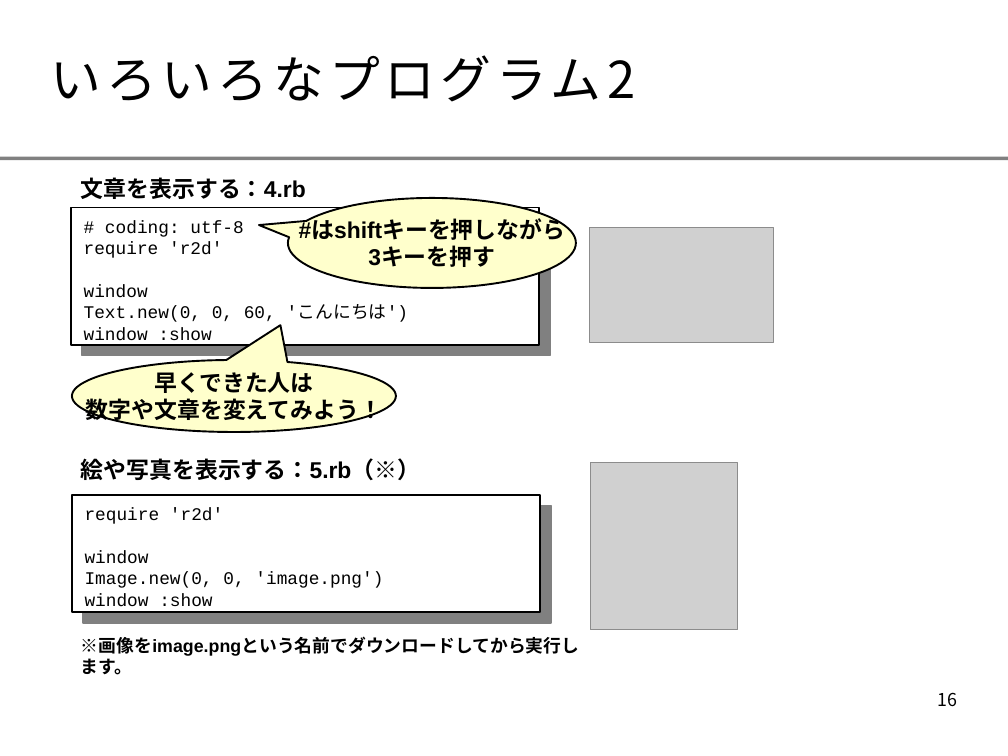
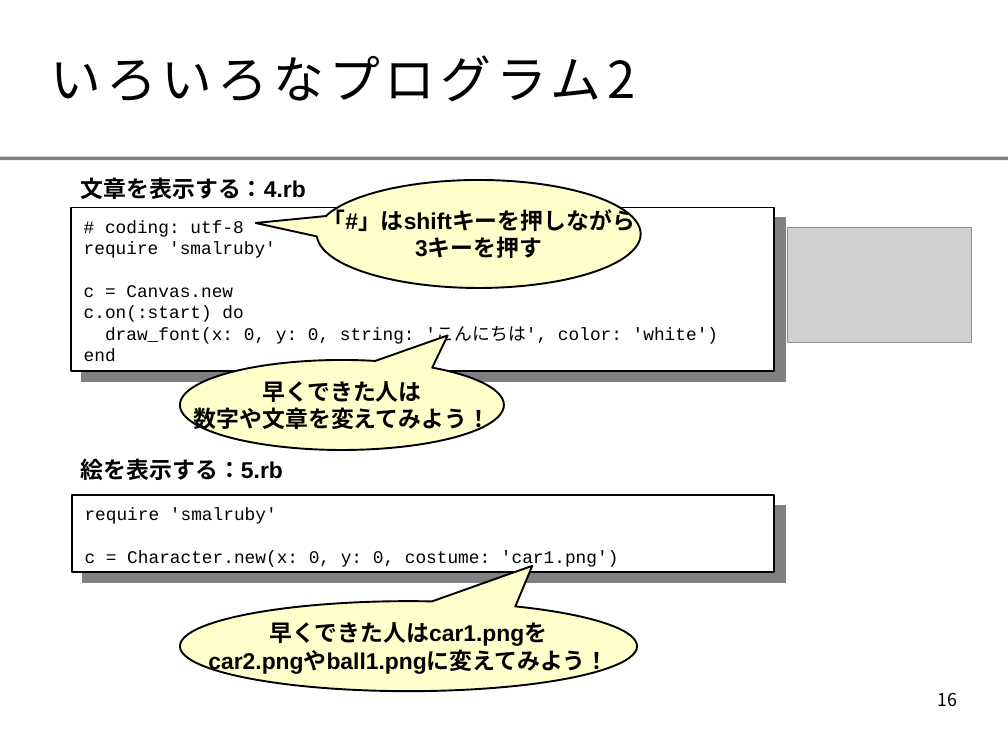
Before and after one commit to smalruby/ruby-school-mjh, a slide deck: slide 16 of mac/2014/doc/text.odp. Drawn at 1008x756 pixels with LibreOffice and Linux fonts; fonts in the diff are those of the drawing; grey boxes stand for pictures; background and template pictures are left out. Boxes give left, top, right and bottom in pixels: in the first picture for what was removed or moved away, otherwise in the second. Text is boxed around its words. In the diff, an @@ line names an element or a change of style, - is before the commit and + after.

Commit message:
2時限目のプログラムを修正

```diff
--- a/mac/2014/doc/text.odp
+++ b/mac/2014/doc/text.odp
@@ rectangle added at (71,208,775,371), fill #FFFFFF, outline #000000 1.42 pt, 14 pt, text #000000 @@
+# coding: utf-8
+require 'smalruby'
+c = Canvas.new
+c.on(:start) do
+draw_font(x: 0, y: 0, string: 'こんにちは', color: 'white')
+end
@@ speech bubble "「#」はshiftキーを押しながら" at (316,180,640,288): proportions changed @@
@@ speech bubble "「#」はshiftキーを押しながら": place and size @@
-speech bubble "「#」はshiftキーを押しながら" at (288,198,576,288)
+speech bubble "「#」はshiftキーを押しながら" at (316,180,640,288)
@@ text in speech bubble at (323,206,635,231): text changed @@
-#はshiftキーを押しながら
+「#」はshiftキーを押しながら
@@ picture: place and size @@
-picture at (590,228,774,342)
+picture at (788,228,972,342)
@@ speech bubble "早くできた人は": place and size @@
-speech bubble "早くできた人は" at (72,360,396,433)
+speech bubble "早くできた人は" at (180,360,504,450)
@@ speech bubble "早くできた人は" at (180,360,504,450): proportions changed @@
@@ text at (81,458,283,480): text changed @@
-絵や写真を表示する：5.rb（※）
+絵を表示する：5.rb
@@ picture removed at (591,463,738,630) @@
@@ rectangle "require 'smalruby'": place and size @@
-rectangle "require 'smalruby'" at (71,208,540,345)
+rectangle "require 'smalruby'" at (72,495,775,572)
@@ rectangle removed at (72,495,541,612) @@
-require 'r2d'
-window
-Image.new(0, 0, 'image.png')
-window :show
@@ text in rectangle at (85,519,618,569): text changed @@
-# coding: utf-8
-require 'r2d'
-window
-Text.new(0, 0, 60, 'こんにちは')
-window :show
+require 'smalruby'
+c = Character.new(x: 0, y: 0, costume: 'car1.png')
@@ speech bubble added at (180,601,638,691), fill #FFFFCC, outline #000000 1.5 pt, 18 pt, text #000000, bold @@
+早くできた人はcar1.pngを
+car2.pngやball1.pngに変えてみよう！
@@ text removed at (81,636,579,675) @@
-※画像をimage.pngという名前でダウンロードしてから実行します。
```
Also in this commit, not shown: 3 other slides changed.
